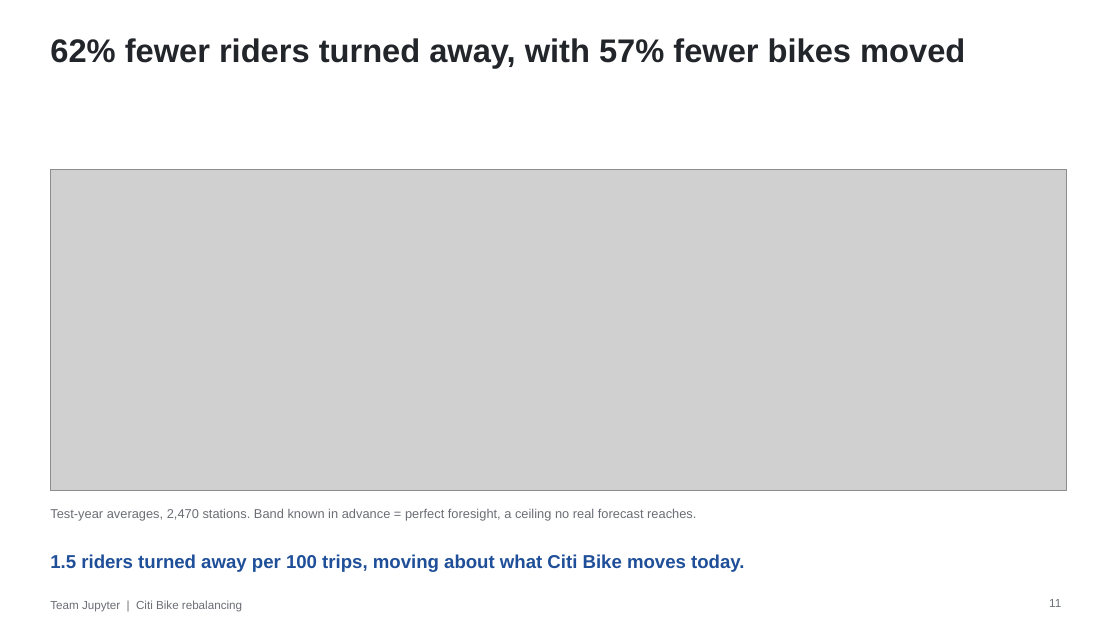
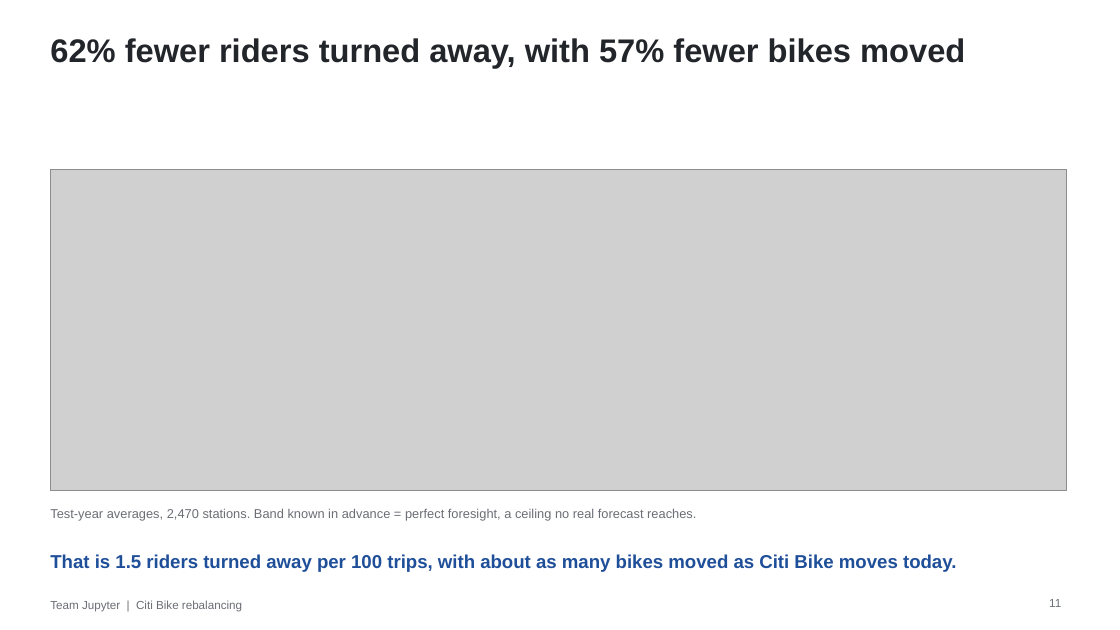
Before and after one commit to martin-gbeck/citibike-rebalancing, a slide deck: slide 11 of presentation/citibike-presentation.pptx. Drawn at 1120x630 pixels with LibreOffice and Linux fonts; fonts in the diff are those of the drawing; grey boxes stand for pictures. Boxes give left, top, right and bottom in pixels: in the first picture for what was removed or moved away, otherwise in the second. Text is boxed around its words. In the diff, an @@ line names an element or a change of style, - is before the commit and + after.

```diff
--- a/presentation/citibike-presentation.pptx
+++ b/presentation/citibike-presentation.pptx
@@ text at [50, 554, 956, 572]: text changed @@
-1.5 riders turned away per 100 trips, moving about what Citi Bike moves today.
+That is 1.5 riders turned away per 100 trips, with about as many bikes moved as Citi Bike moves today.
```
Also in this commit, not shown: 15 other slides changed, 1 other file.
